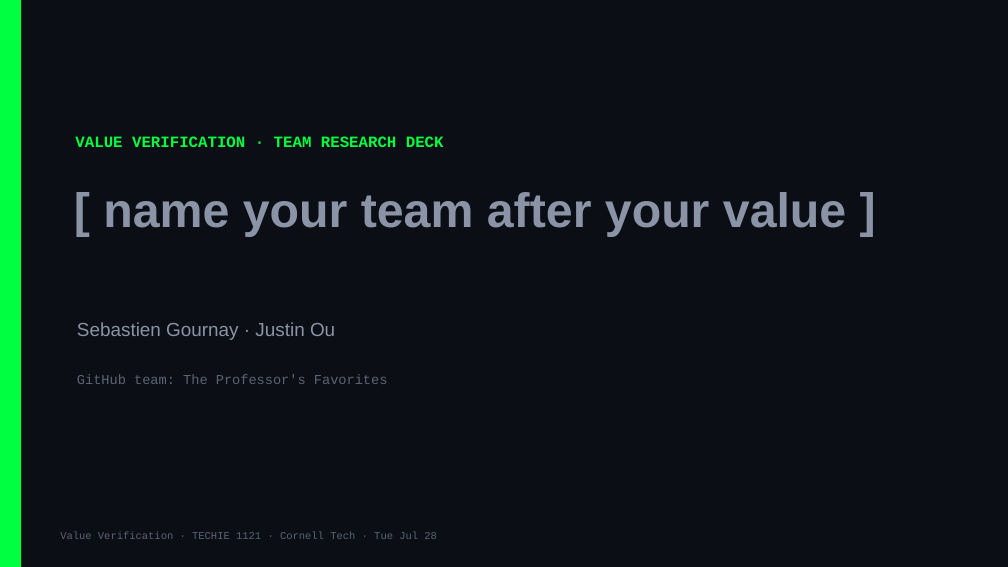
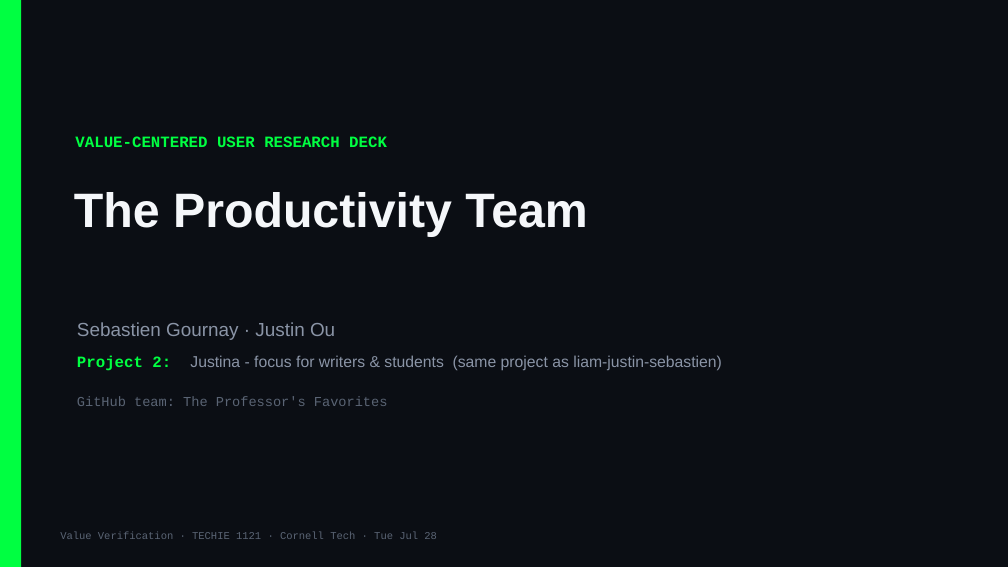
Before and after one commit to Cornell-Tech-Vibe-Coding-Summer-2026/website, a slide deck: slide 1 of slides/team-decks/Week3-Tue-the-professors-favorites.pptx. Drawn at 1008x567 pixels with LibreOffice and Linux fonts; fonts in the diff are those of the drawing. Boxes give left, top, right and bottom in pixels: in the first picture for what was removed or moved away, otherwise in the second. Text is boxed around its words. In the diff, an @@ line names an element or a change of style, - is before the commit and + after.

```diff
--- a/slides/team-decks/Week3-Tue-the-professors-favorites.pptx
+++ b/slides/team-decks/Week3-Tue-the-professors-favorites.pptx
@@ text at bbox=[75, 136, 387, 147]: text changed @@
-VALUE VERIFICATION · TEAM RESEARCH DECK
+VALUE-CENTERED USER RESEARCH DECK
@@ text at bbox=[74, 192, 588, 236]: text changed; text colour #8A94A6 to #F5F7FA @@
-[ name your team after your value ]
+The Productivity Team
@@ text added at bbox=[77, 355, 722, 371], 15 pt, text #8A94A6 @@
+Project 2: Justina - focus for writers & students (same project as liam-justin-sebastien)
@@ text "GitHub team: The Professor's Favorites": place and size @@
-text "GitHub team: The Professor's Favorites" at bbox=[77, 374, 388, 384]
+text "GitHub team: The Professor's Favorites" at bbox=[77, 396, 388, 406]
```
Also in this commit, not shown: 1 other slide changed, 9 other files.
